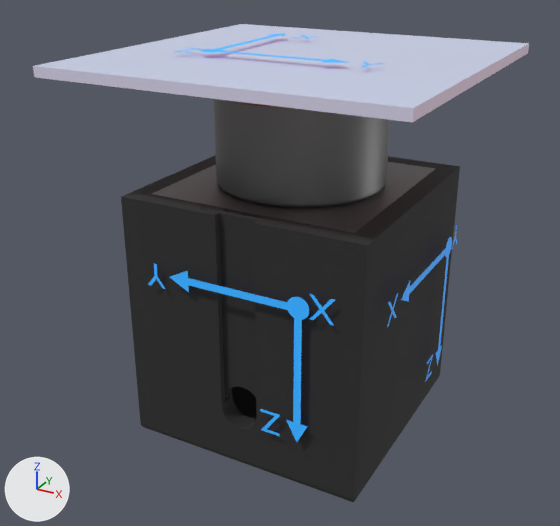
The glTF model acc_model2.glb: old version first, new version second.
The view is the same before and after, from a camera (50 mm lens) standing at (70.3, -84.4, 36.7) and looking at (16.7, 13.2, -12.1). Every picture has the same lights, and +X, +Y and +Z are marked at lower left. Where no turn or scale is listed for an object, it has been applied to the vertices.

Objects in the first picture: 'Circle.002', 'Circle.003', 'Cube', 'IIS3DWB MINI ENCLOSURE SLOT V2', 'IIS3DWB MINI ENCLOSURE_V5', 'MH112-1A (1)', 'Metal Base'.
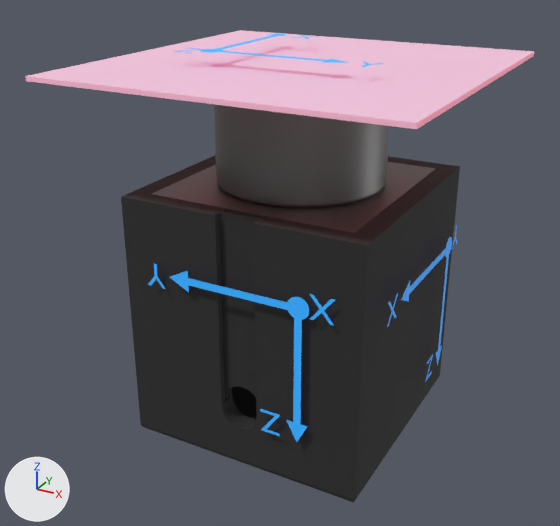
Where the newer file only moved an object's origin or applied its transform, the numbers keep the older frame.

Where the change shows, as pixel boxes (x1, y1, x2, y2) in the pictures (560 x 526 px):
'Cube', recoloured, moved, rescaled: before (33, 24, 529, 122); after (25, 30, 534, 129)

The change in detail:
In material 'Material.003' (mat_material_003), emission_color goes from (0.212, 0.0487, 0.0385) (red #7f3e37) to (0.512, 0.00762, 0.00712) (red #be1514).
Object 'Cube' (ob_cube) moves from (18.9, 15.5, 18.9) to (18.9, 15.5, 18.1).
Object 'Cube' (ob_cube) is rescaled from (-25.8, -25.8, -0.724) to (-26.6, -26.6, -0.322).
